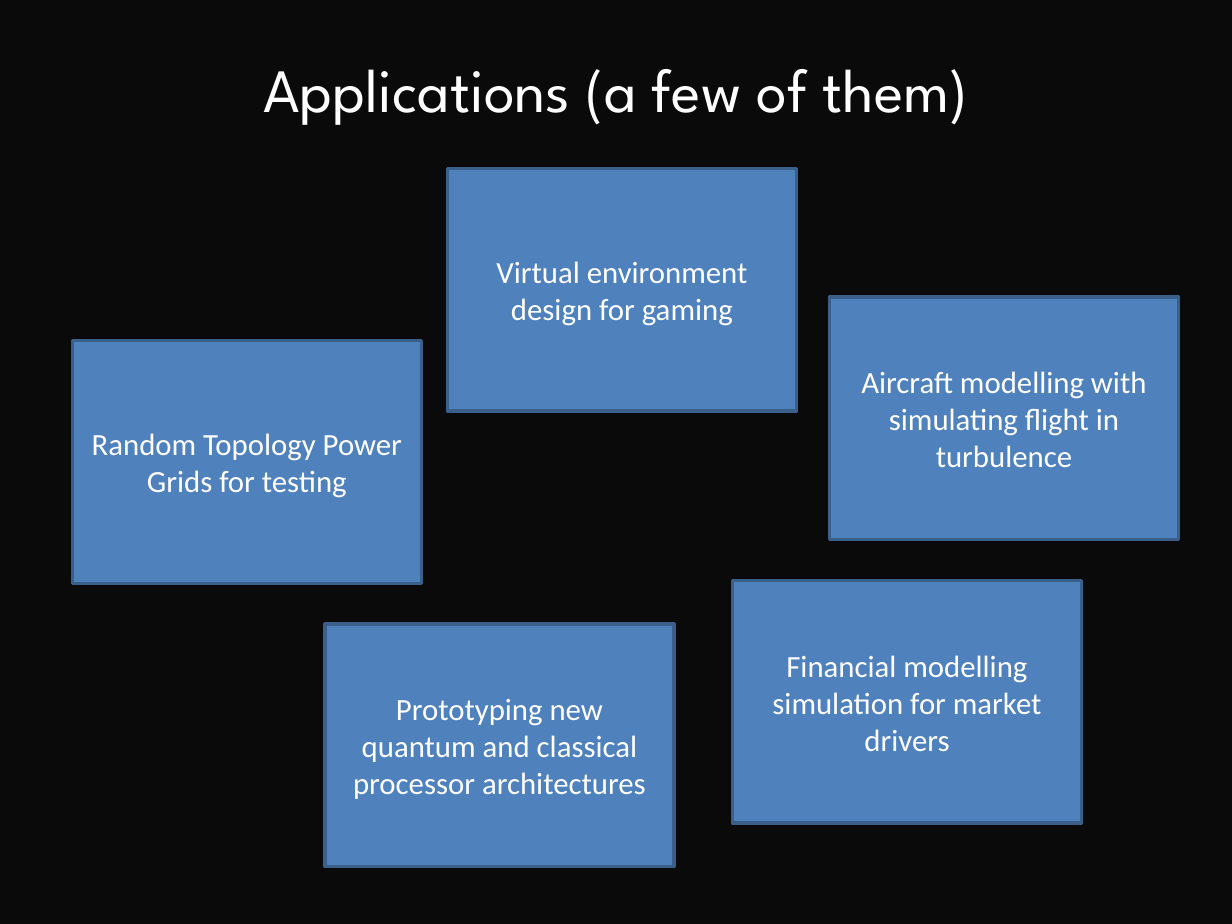
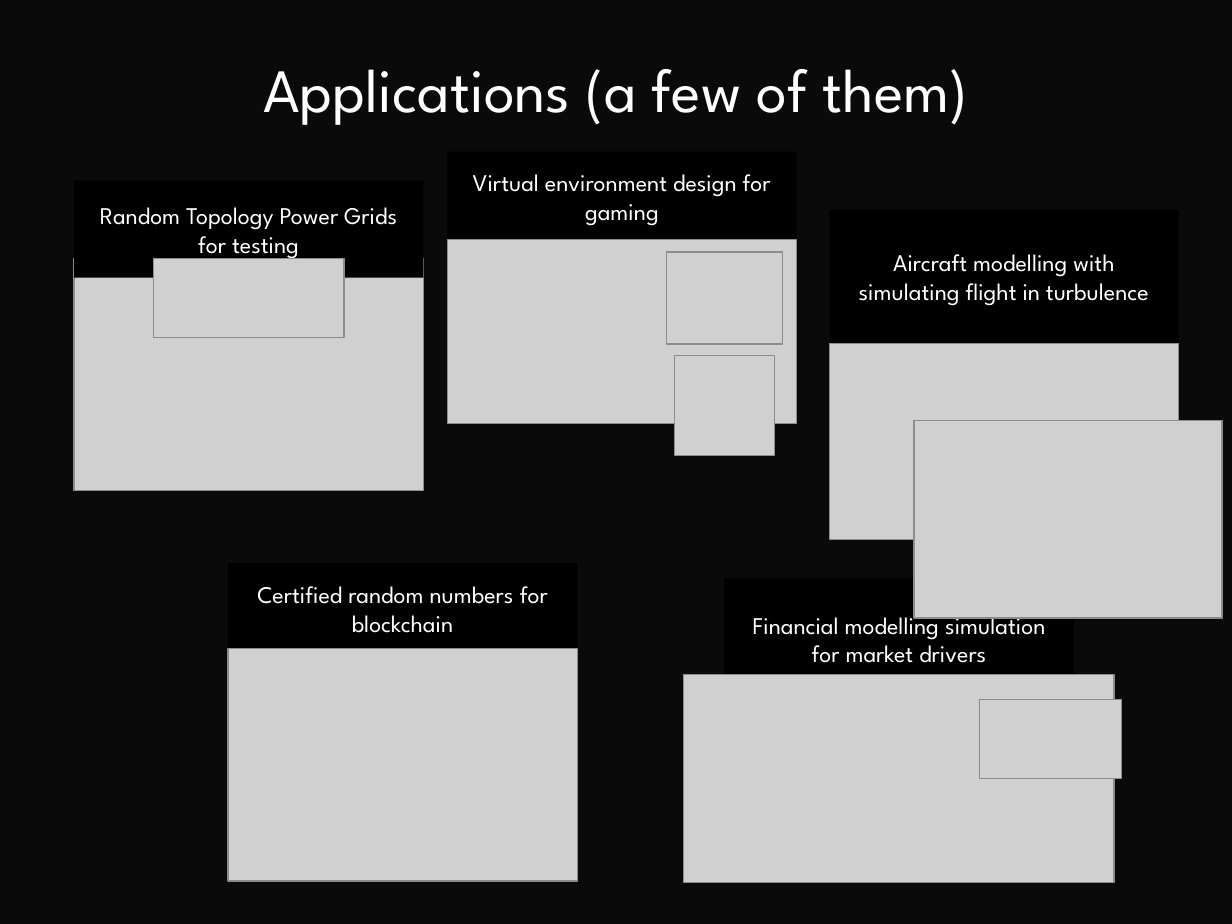
Before and after one commit to CDL-Quantum/CohortProject_2021, a slide deck: slide 4 of Week1_Trapped_Ions/archive/presentation_for_video.pptx. Drawn at 1232x924 pixels with LibreOffice and Linux fonts; fonts in the diff are those of the drawing; grey boxes stand for pictures; background and template pictures are left out; a plain dark background stands for a picture behind light text. Boxes give left, top, right and bottom in pixels: in the first picture for what was removed or moved away, otherwise in the second. Text is boxed around its words. In the diff, an @@ line names an element or a change of style, - is before the commit and + after.

Commit message:
Update: presentation draft for pitch

```diff
--- a/Week1_Trapped_Ions/archive/presentation_for_video.pptx
+++ b/Week1_Trapped_Ions/archive/presentation_for_video.pptx
@@ rectangle "Virtual environment design for gaming": place and size @@
-rectangle "Virtual environment design for gaming" at box(447, 169, 796, 411)
+rectangle "Virtual environment design for gaming" at box(447, 152, 796, 241)
@@ size 18 to 14 pt, font Calibri to League Spartan; fill #4F81BD to #000000; outline #3A5F8C 2 pt to none in 4 elements at box(724, 578, 1073, 699), box(447, 152, 796, 241), box(829, 209, 1178, 344), box(74, 181, 423, 278) @@
@@ rectangle "Random Topology Power Grids for ...": place and size @@
-rectangle "Random Topology Power Grids for ..." at box(73, 341, 421, 584)
+rectangle "Random Topology Power Grids for ..." at box(74, 181, 423, 278)
@@ rectangle "Aircraft modelling with simulating flight ...": place and size @@
-rectangle "Aircraft modelling with simulating flight ..." at box(829, 297, 1178, 540)
+rectangle "Aircraft modelling with simulating flight ..." at box(829, 209, 1178, 344)
@@ picture added at box(447, 239, 796, 424) @@
@@ picture added at box(74, 259, 423, 492) @@
@@ picture added at box(154, 259, 345, 338) @@
@@ picture added at box(667, 251, 782, 344) @@
@@ picture added at box(674, 355, 774, 455) @@
@@ picture added at box(829, 344, 1179, 540) @@
@@ picture added at box(914, 420, 1222, 617) @@
@@ rectangle added at box(228, 563, 577, 653), fill #000000, 14 pt, text #FFFFFF @@
+Certified random numbers for blockchain
@@ rectangle "Financial modelling simulation for market ...": place and size @@
-rectangle "Financial modelling simulation for market ..." at box(732, 580, 1080, 823)
+rectangle "Financial modelling simulation for market ..." at box(724, 578, 1073, 699)
@@ rectangle removed at box(325, 625, 674, 867) @@
-Prototyping new quantum and classical processor architectures
@@ picture added at box(228, 649, 577, 882) @@
@@ picture added at box(684, 675, 1114, 883) @@
@@ picture added at box(979, 699, 1121, 779) @@
```
Also in this commit, not shown: 4 other slides changed.
